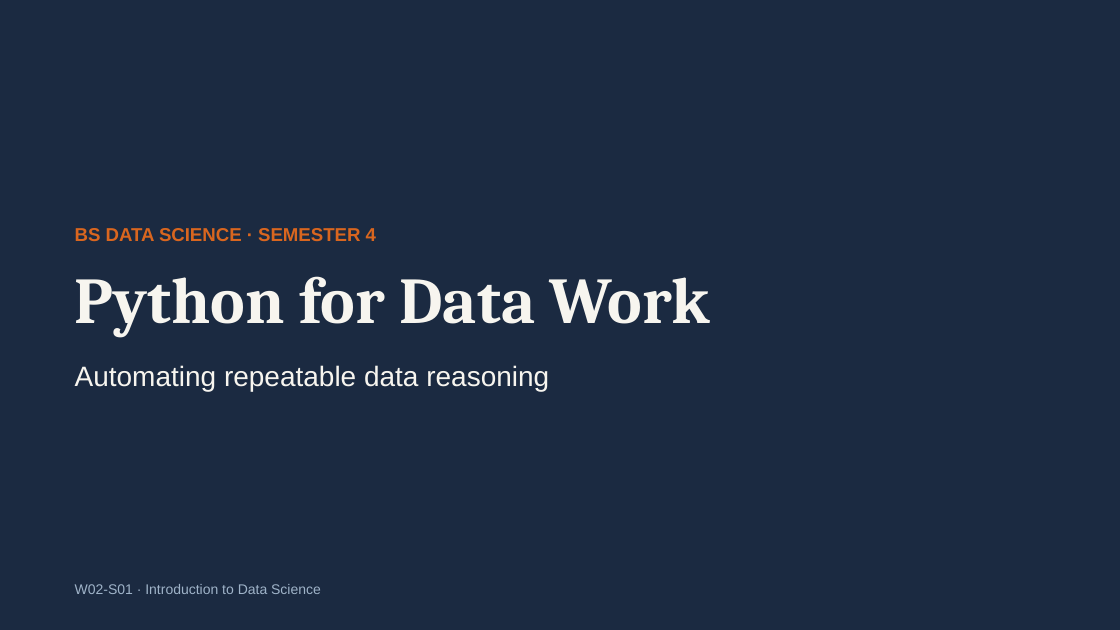
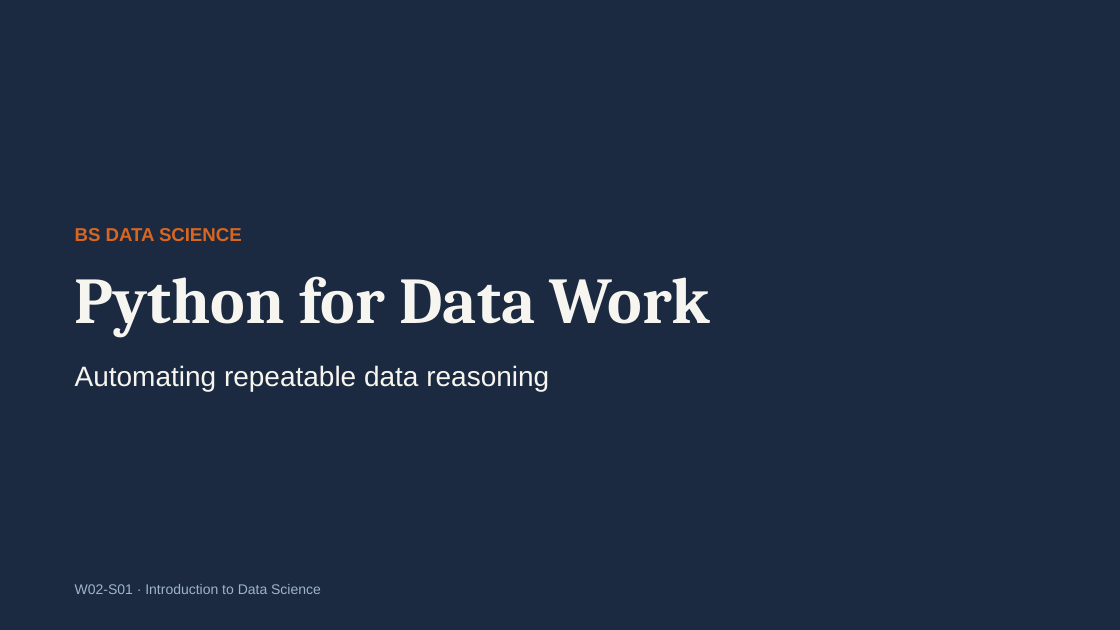
Before and after one commit to a6dulrauf/introduction-to-data-science-fall26, a slide deck: slide 1 of week 2/Intro to Data Science — Week 2 Python for Data Work.pptx. Drawn at 1120x630 pixels with LibreOffice and Linux fonts; fonts in the diff are those of the drawing. Boxes give left, top, right and bottom in pixels: in the first picture for what was removed or moved away, otherwise in the second. Text is boxed around its words. In the diff, an @@ line names an element or a change of style, - is before the commit and + after.

Commit message:
fixing typo

```diff
--- a/week 2/Intro to Data Science — Week 2 Python for Data Work.pptx
+++ b/week 2/Intro to Data Science — Week 2 Python for Data Work.pptx
@@ text at (75, 228, 242, 241): text changed @@
-BS DATA SCIENCE · SEMESTER 4
+BS DATA SCIENCE
```
